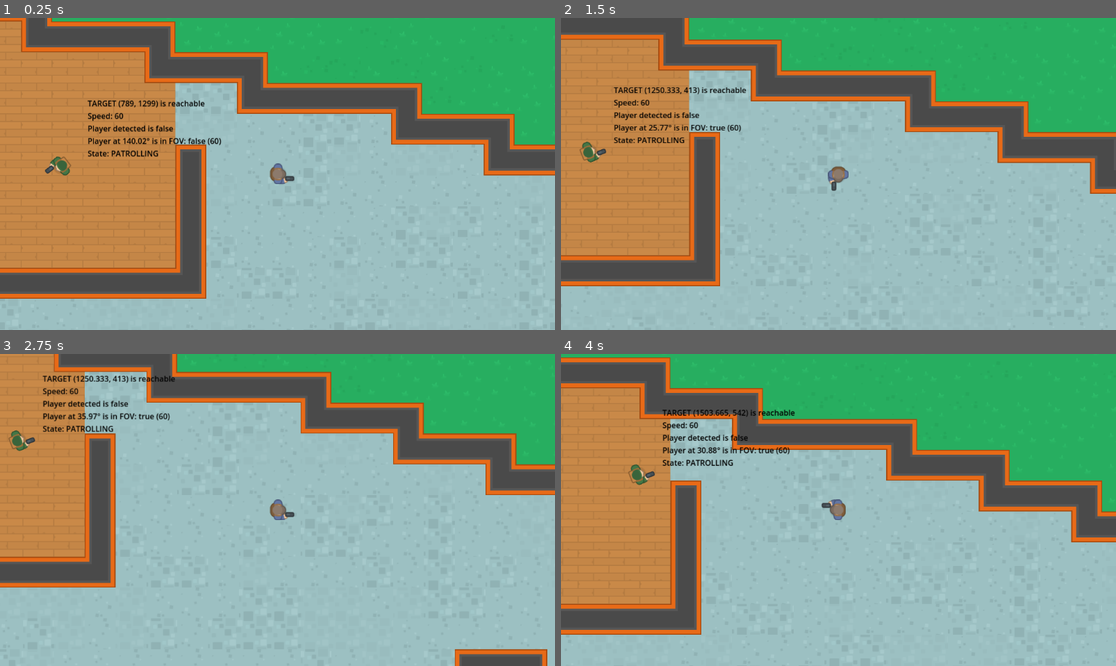
Above: before the commit, frames 1-4 (two rows, left to right).
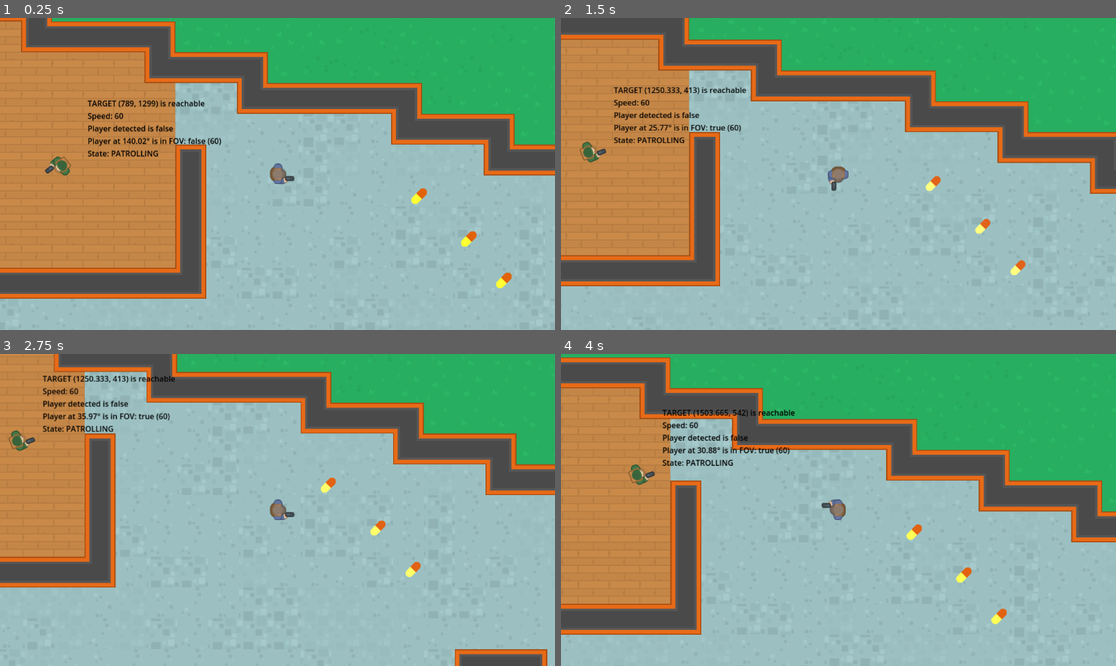
Above: after the commit, the same moments.

Repository: fj0lverkr/do-not-mind-me
Game: Godot game, scene res://scenes/level_map/level_map.tscn
The game is run twice, just before and just after one commit, with the same random seed, the same clock (stepped at 60 frames per second) and the same inputs. Sound files missing from this copy of the repository are replaced by a short silence.
Inputs (mouse positions are in pixels of both pictures, inside the frame that each line leads up to):
- Up to frame 1 (0.25 s): no input
- Up to frame 2 (1.5 s): move the mouse to (960, 158) at 0.52 s; hold D (right) 0.53-1.28 s; click (960, 158) at 0.6 s; move the mouse to (727, 189) at 1.27 s; hold S (down) from 1.28 s (still down); click (727, 189) at 1.35 s
- Up to frame 3 (2.75 s): move the mouse to (333, 441) at 2.02 s; release S (down) at 2.03 s; hold D (right) from 2.03 s (still down); click (333, 441) at 2.1 s
- Up to frame 4 (4 s): move the mouse to (810, 572) at 2.77 s; release D (right) at 2.78 s; hold W (up) 2.78-3.53 s; click (810, 572) at 2.85 s; move the mouse to (1005, 556) at 3.52 s; hold A (left) from 3.53 s (still down); click (1005, 556) at 3.6 s

The runs differ from the first frame. In frame 1, 0.3% of the frame differs, in the area x 74-93%, y 54-87%; in frame 2, 0.2%; in frame 3, 0.2%; in frame 4, 0.3%.

Commit message:
implement pickup

Diff:
--- a/project.godot
+++ b/project.godot
@@ -23,6 +23,7 @@
 
 [debug]
 
+gdscript/warnings/unused_signal=0
 gdscript/warnings/untyped_declaration=1
 
 [global_group]
--- a/scenes/level_map/level_map.tscn
+++ b/scenes/level_map/level_map.tscn
@@ -1,9 +1,10 @@
-[gd_scene load_steps=7 format=4 uid="uid://cyh7n2d4cssp5"]
+[gd_scene load_steps=8 format=4 uid="uid://cyh7n2d4cssp5"]
 
 [ext_resource type="TileSet" uid="uid://cdjl416i81huf" path="res://assets/level_tileset.tres" id="1_cs015"]
 [ext_resource type="PackedScene" uid="uid://bpm84dseq2m1q" path="res://scenes/npc/npc.tscn" id="2_xdhus"]
 [ext_resource type="PackedScene" uid="uid://25pmq8donxlx" path="res://scenes/waypoint/waypoint.tscn" id="3_hart7"]
 [ext_resource type="PackedScene" uid="uid://bvb5cnvoqb8t3" path="res://scenes/player/player.tscn" id="4_vvh1k"]
+[ext_resource type="PackedScene" uid="uid://bhoijn5rfaim2" path="res://scenes/pickup/pickup.tscn" id="5_746j6"]
 
 [sub_resource type="NavigationPolygon" id="NavigationPolygon_vr77x"]
 vertices = PackedVector2Array(1436.45, 1496.85, 1487.76, 1418.17, 1374.04, 1971.94, 1434.55, 1379.07, 1175.92, 716.773, …(870 unchanged characters)…
@@ -98,3 +99,14 @@
 
 [node name="Player" parent="." instance=ExtResource("4_vvh1k")]
 position = Vector2(980, 445)
+
+[node name="Pickups" type="Node" parent="."]
+
+[node name="Pickup" parent="Pickups" instance=ExtResource("5_746j6")]
+position = Vector2(1274, 491)
+
+[node name="Pickup2" parent="Pickups" instance=ExtResource("5_746j6")]
+position = Vector2(1377, 580)
+
+[node name="Pickup3" parent="Pickups" instance=ExtResource("5_746j6")]
+position = Vector2(1450, 666)
--- /dev/null
+++ b/scenes/pickup/pickup.gd
@@ -0,0 +1,59 @@
+class_name PickUp
+extends Area2D
+
+const DURATION: float = 0.6
+
+@onready
+var _sprite: Sprite2D = $Sprite2D
+@onready
+var _collider: CollisionShape2D = $CollisionShape2D
+@onready
+var _sfx: AudioStreamPlayer2D = $AudioStreamPlayer2D
+
+var _tween: Tween
+
+
+# Called when the node enters the scene tree for the first time.
+func _ready() -> void:
+	_animate_pulsing()
+
+
+func _animate_pulsing() -> void:
+	if _tween:
+		_tween.kill()
+
+	_tween = create_tween().set_loops()
+	_tween.tween_property(_sprite, "modulate", Color.YELLOW, DURATION)
+	_tween.parallel().tween_property(_sprite, "scale", Vector2(0.85, 0.85), DURATION)
+	_tween.parallel().tween_property(_collider, "scale", Vector2(0.85, 0.85), DURATION)
+
+	_tween.tween_property(_sprite, "modulate", Color.WHITE, DURATION)
+	_tween.parallel().tween_property(_sprite, "scale", Vector2(0.7, 0.7), DURATION)
+	_tween.parallel().tween_property(_collider, "scale", Vector2(0.7, 0.7), DURATION)
+
+
+func _animate_vanish() -> void:
+	if _tween:
+		_tween.kill()
+
+	_tween = create_tween()
+	_tween.parallel().tween_property(_sprite, "scale", Vector2(0.01, 0.01), DURATION / 2)
+	_tween.parallel().tween_property(_collider, "scale", Vector2(0.0, 0.0), 0.01)
+
+
+func _play_sound() -> void:
+	SoundManager.play_2d(_sfx, SoundManager.SOUND.PICKUP)
+
+
+func _on_body_entered(body: Node2D) -> void:
+	if not body is Player:
+		return
+
+	SignalBus.on_pickup_taken.emit()
+	_animate_vanish()
+	_play_sound()
+
+
+func _on_audio_stream_player_2d_finished() -> void:
+	queue_free()
+	pass
--- /dev/null
+++ b/scenes/pickup/pickup.tscn
@@ -0,0 +1,28 @@
+[gd_scene load_steps=4 format=3 uid="uid://bhoijn5rfaim2"]
+
+[ext_resource type="Script" path="res://scenes/pickup/pickup.gd" id="1_24x6r"]
+[ext_resource type="Texture2D" uid="uid://dd7o6makotudk" path="res://assets/images/pill1.png" id="1_ecwmu"]
+
+[sub_resource type="CapsuleShape2D" id="CapsuleShape2D_uk58p"]
+radius = 10.5
+height = 50.0
+
+[node name="Pickup" type="Area2D"]
+collision_layer = 0
+collision_mask = 4
+script = ExtResource("1_24x6r")
+
+[node name="Sprite2D" type="Sprite2D" parent="."]
+modulate = Color(1, 1, 0.346371, 1)
+scale = Vector2(0.798044, 0.798044)
+texture = ExtResource("1_ecwmu")
+
+[node name="CollisionShape2D" type="CollisionShape2D" parent="."]
+rotation = 0.758544
+scale = Vector2(0.798044, 0.798044)
+shape = SubResource("CapsuleShape2D_uk58p")
+
+[node name="AudioStreamPlayer2D" type="AudioStreamPlayer2D" parent="."]
+
+[connection signal="body_entered" from="." to="." method="_on_body_entered"]
+[connection signal="finished" from="AudioStreamPlayer2D" to="." method="_on_audio_stream_player_2d_finished"]
--- a/singletons/signal_bus.gd
+++ b/singletons/signal_bus.gd
@@ -1 +1,3 @@
 extends Node
+
+signal on_pickup_taken
--- a/singletons/sound_manager.gd
+++ b/singletons/sound_manager.gd
@@ -6,12 +6,26 @@
     preload("res://assets/sounds/gasp3.wav"),
 ]
 
-enum SOUND {GASP}
+const PICKUPS: Array[AudioStream] = [
+    preload("res://assets/sounds/Positive Sounds/sfx_sounds_powerup1.wav"),
+    preload("res://assets/sounds/Positive Sounds/sfx_sounds_powerup2.wav"),
+    preload("res://assets/sounds/Positive Sounds/sfx_sounds_powerup3.wav"),
+    preload("res://assets/sounds/Positive Sounds/sfx_sounds_powerup4.wav"),
+    preload("res://assets/sounds/Positive Sounds/sfx_sounds_powerup5.wav"),
+    preload("res://assets/sounds/Positive Sounds/sfx_sounds_powerup6.wav"),
+    preload("res://assets/sounds/Positive Sounds/sfx_sounds_powerup7.wav"),
+    preload("res://assets/sounds/Positive Sounds/sfx_sounds_powerup8.wav"),
+    preload("res://assets/sounds/Positive Sounds/sfx_sounds_powerup9.wav"),
+]
+
+enum SOUND {GASP, PICKUP}
 
 
 func play_2d(p: AudioStreamPlayer2D, s: SOUND) -> void:
     match s:
         SOUND.GASP:
             p.stream = GASPS.pick_random()
+        SOUND.PICKUP:
+            p.stream = PICKUPS.pick_random()
 
     p.play()
